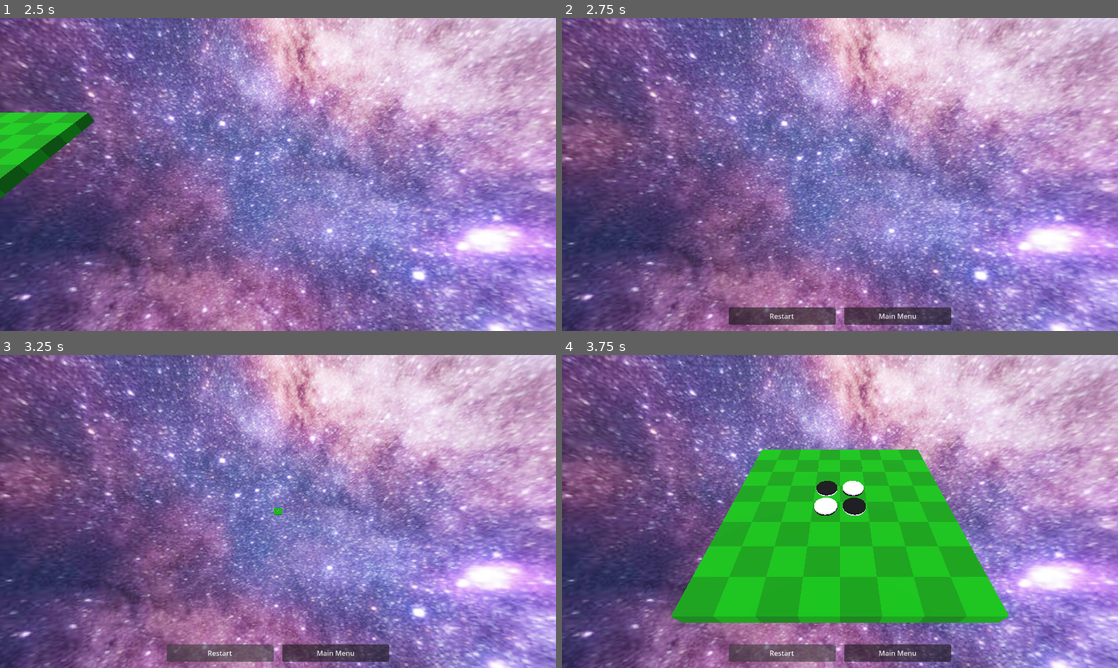
Above: before the commit, frames 1-4 (two rows, left to right).
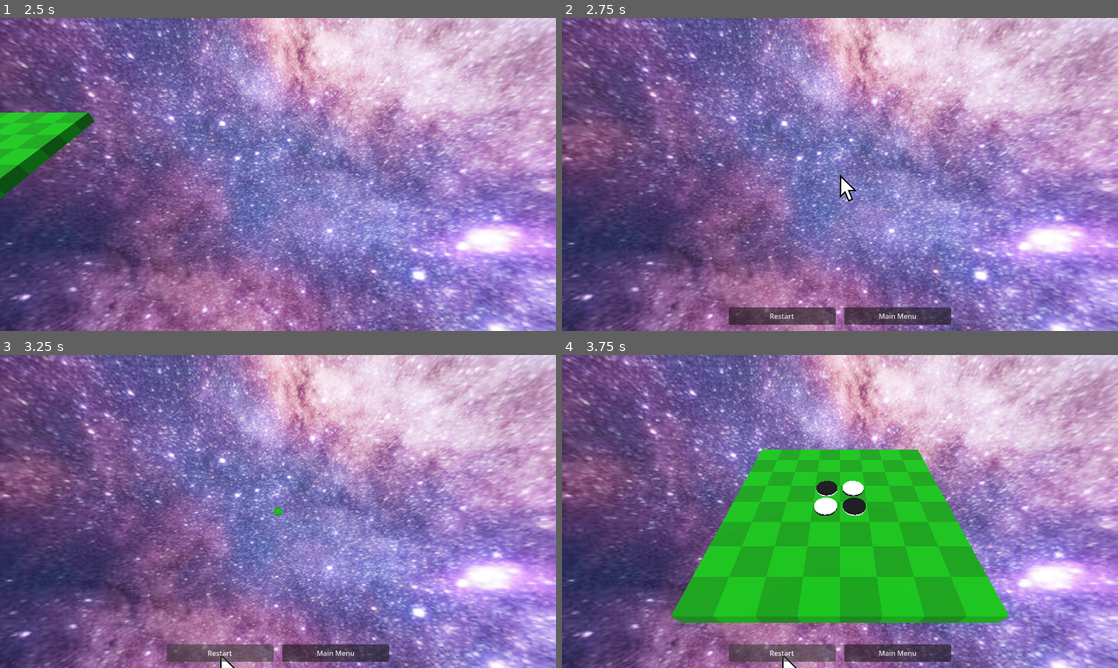
Above: after the commit, the same moments.

Repository: phrasmotica/othello
Game: Godot game, scene res://scenes/3d/main_menu_3d.tscn
Same seed, same stepped clock (60 frames per second), same inputs: the game is played once before the commit and once after it.
Inputs (mouse positions are in pixels of both pictures, inside the frame that each line leads up to):
- Up to frame 1 (2.5 s): move the mouse to (400, 158) at 0.52 s; click (400, 158) at 0.67 s; click "Start Game" at 1.25 s; move the mouse to (166, 190) at 2.02 s; click (166, 190) at 2.17 s
- Up to frame 2 (2.75 s): no input
- Up to frame 3 (3.25 s): click "Restart" at 2.75 s
- Up to frame 4 (3.75 s): click "Restart" at 3.5 s

Frame 1 is identical in both runs. In frame 2, 0.1% of the frame differs, in the area x 49-53%, y 50-59%; in frame 3, less than 0.1%; in frame 4, less than 0.1%.

Commit message:
Create mouse cursor scene. Hide the native mouse cursor when the game starts

Diff:
--- a/scenes/3d/game_3d.tscn
+++ b/scenes/3d/game_3d.tscn
@@ -8,6 +8,7 @@
 [ext_resource type="Script" path="res://scripts/3d/entrance_orchestrator.gd" id="2_a6jhs"]
 [ext_resource type="PackedScene" uid="uid://c03r8nvs2ic2s" path="res://scenes/3d/world_environment.tscn" id="2_myd6w"]
 [ext_resource type="PackedScene" uid="uid://b3axiqvovsmhd" path="res://scenes/3d/othello_game_logic_3d.tscn" id="2_wfqod"]
+[ext_resource type="PackedScene" uid="uid://boiy71rln4n5v" path="res://scenes/mouse_cursor.tscn" id="3_lgou8"]
 [ext_resource type="PackedScene" uid="uid://dbt4l8heggobx" path="res://scenes/score_ui.tscn" id="5_1k7n7"]
 [ext_resource type="PackedScene" uid="uid://h7i6lleviljq" path="res://scenes/3d/camera_rig.tscn" id="5_o4xlo"]
 [ext_resource type="PackedScene" uid="uid://most7j8bx8hc" path="res://scenes/game_buttons.tscn" id="6_50uei"]
@@ -17,6 +18,9 @@
 script = ExtResource("1_b1isx")
 
 [node name="WorldEnvironment" parent="." instance=ExtResource("2_myd6w")]
+
+[node name="MouseCursor" parent="." instance=ExtResource("3_lgou8")]
+position = Vector2(640, 360)
 
 [node name="EntranceOrchestrator" type="Node" parent="." node_paths=PackedStringArray("board_entrance_animation", "score_ui")]
 unique_name_in_owner = true
--- /dev/null
+++ b/scenes/mouse_cursor.tscn
@@ -0,0 +1,11 @@
+[gd_scene load_steps=3 format=3 uid="uid://boiy71rln4n5v"]
+
+[ext_resource type="Script" path="res://scripts/mouse_cursor.gd" id="1_6lidf"]
+[ext_resource type="Texture2D" uid="uid://bw2kkeipprxor" path="res://assets/images/arrow-cursor.png" id="1_x1cya"]
+
+[node name="MouseCursor" type="Node2D"]
+script = ExtResource("1_6lidf")
+
+[node name="Sprite2D" type="Sprite2D" parent="."]
+position = Vector2(18, 32)
+texture = ExtResource("1_x1cya")
--- /dev/null
+++ b/scripts/mouse_cursor.gd
@@ -0,0 +1,13 @@
+extends Node2D
+
+@onready
+var arrow_image: CompressedTexture2D = load("res://assets/images/arrow-cursor.png")
+
+@onready
+var click_image: CompressedTexture2D = load("res://assets/images/click.png")
+
+func _ready() -> void:
+	Input.mouse_mode = Input.MOUSE_MODE_HIDDEN
+
+func _process(_delta: float) -> void:
+	position = get_viewport().get_mouse_position()
Binary file added: assets/images/arrow-cursor.png
Not shown, added: assets/images/arrow-cursor.png.import
Binary file added: assets/images/click.png
Not shown, added: assets/images/click.png.import
Not shown: 1 places in scenes/3d/game_3d.tscn that only renumber resources
